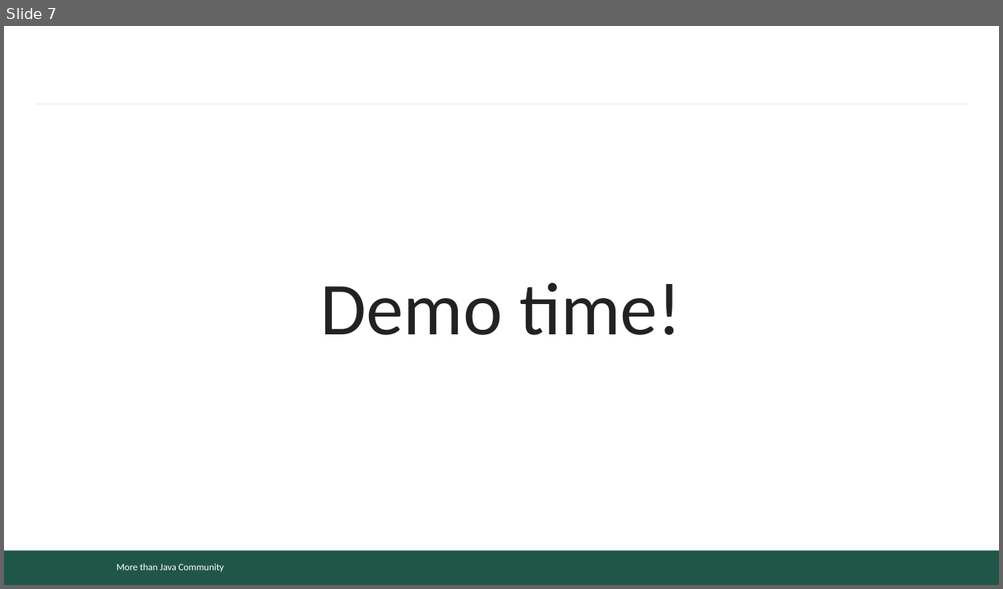
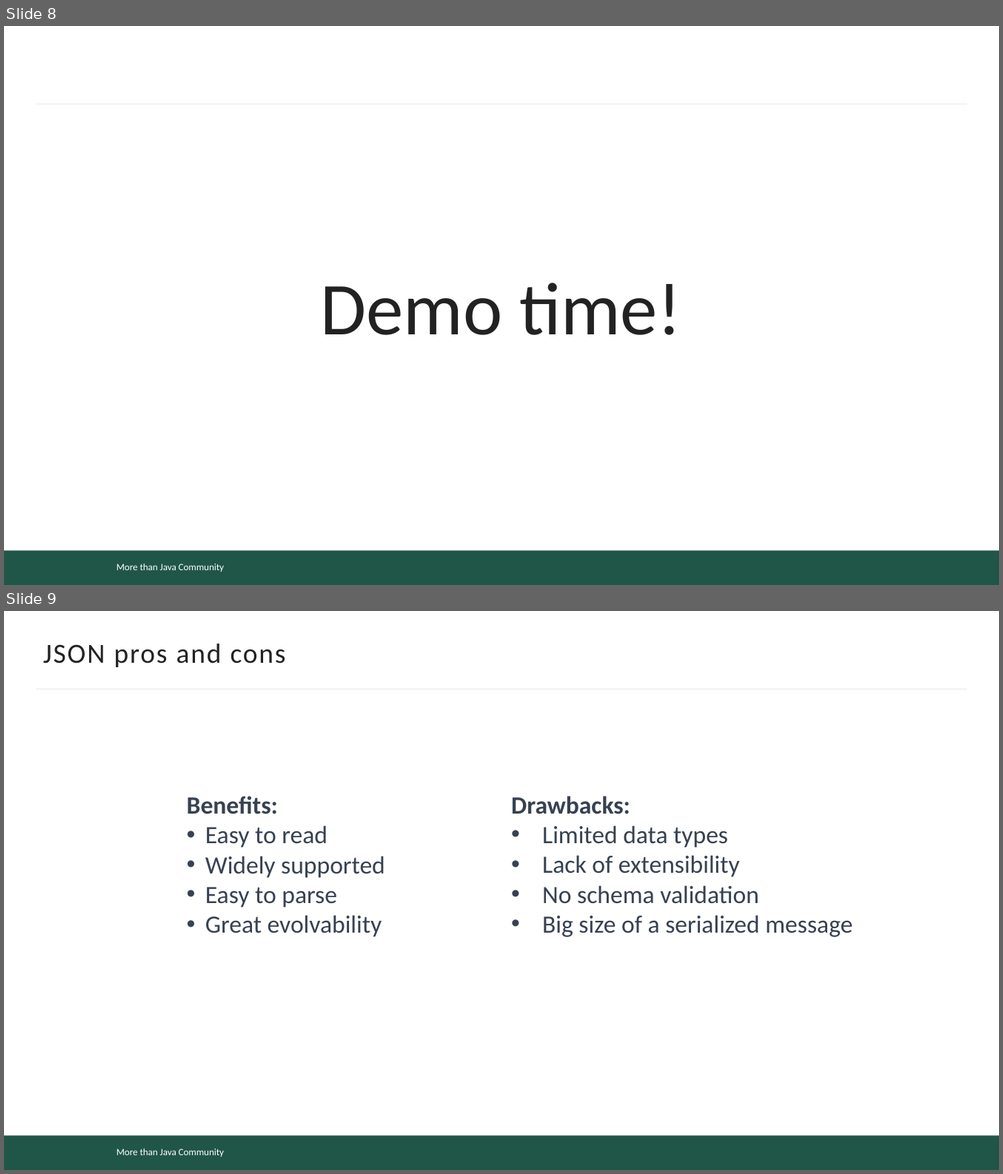
Before and after one commit to mjc-school/MJC-School, a slide deck: stage #4/light-talks/serialization/serialization.pptx. Shown one above the other, each under a label of ours: slide 7 before the commit, slides 8 and 9 after it. The pictures are 1003x589 and 1003x1174 pixels, drawn with LibreOffice and Linux fonts; fonts in the diff are those of the drawing; background and template pictures are left out. Boxes give left, top, right and bottom in pixels: in the first picture for what was removed or moved away, otherwise in the second. Text is boxed around its words. In the diff, an @@ line names an element or a change of style, - is before the commit and + after.

```diff
--- a/stage #4/light-talks/serialization/serialization.pptx
+++ b/stage #4/light-talks/serialization/serialization.pptx
@@ slide 9 added at (x1=4, y1=611, x2=999, y2=1170), background #FFFFFF; not listed: 3 template elements that a slide beside it also shows @@
@@ title added at (x1=43, y1=644, x2=286, y2=667), 20 pt, text #222222 @@
+JSON pros and cons
@@ text added at (x1=187, y1=796, x2=385, y2=937), 18 pt, text #374151 @@
+Benefits:
+• Easy to read
+• Widely supported
+• Easy to parse
+• Great evolvability
@@ text added at (x1=511, y1=796, x2=852, y2=937), 18 pt, text #374151 @@
+Drawbacks:
+• Limited data types
+• Lack of extensibility
+• No schema validation
+• Big size of a serialized message
@@ what was slide 7 is now slide 8 @@
```
Also in this commit, not shown: 18 other slides added, 11 slides removed.
